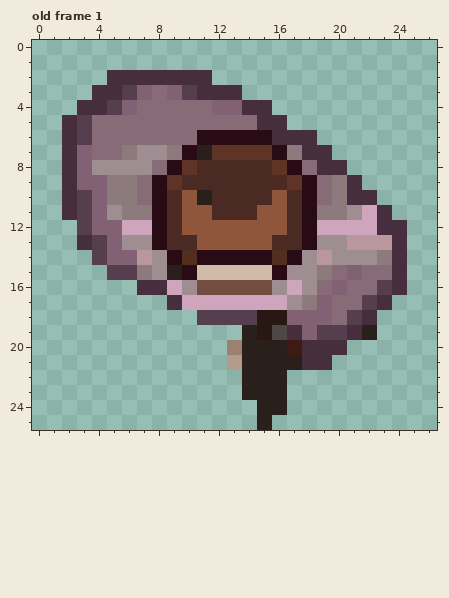
Pixel-art file, stored at Assets/Resources/Sprites/Persons/ГГ_анимация дробовик.aseprite. Above, as it was before the edit.
27x26 pixels, 1 frame. Colours within 5 levels of each other are drawn and written as one. Shown: old frame 1. The commit also changed other frames, which this record leaves out.
And afterwards:
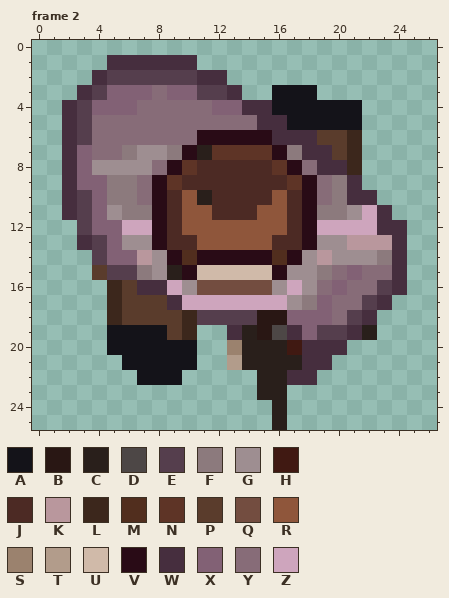
Palette (. is transparent): A #141319  B #291714  C #291f1b  D #4d4746  E #553e4d  F #8c7a7d  G #9e8e91  H #401912  J #4c2a24  K #b9979d  L #3c271c  M #512e1e  N #5e3426  P #5a3c2c  Q #734d40  R #8f563b  S #9b826e  T #b29c8b  U #d0baa9  V #290b16  W #462e3e  X #826175  Y #876c78  Z #cea5bd
A new or re-ordered frame is compared with the old frame closest to it.
From old to new:
frames 1 -> 7
Frame 2 is new; against old frame 1:
y 1: x 5..10 ...... -> WWWWWW
y 2: x 4..10 .WWWWWW -> WEEEEEE; x 12 . -> W
y 3: x 3..6 .WWE -> WEXX; x 10..12 EWW -> XEE; x 16..18 ... -> AAA
y 4: x 2..5 .WWE -> WEXX; x 16..21 ...... -> AAAAAA
y 5: x 17..21 ..... -> AAAAA
y 6: x 19..21 ... -> PPL
y 7: x 20..21 .. -> PL
y 8: x 21 . -> L
y 15: x 4 . -> P
y 16: x 5..6 .. -> LP
y 17: x 5..8 .... -> LPPP
y 18: x 5..10 ...... -> LPPPPL
y 19: x 5..10 ...... -> AAAAPL; x 13 . -> W
y 20: x 5..10 ...... -> AAAAAA
y 21: x 6..10 ..... -> AAAAA
y 22: x 7..9 ... -> AAA; x 14 C -> .; x 17..18 .. -> WW
y 23: x 14 C -> .
y 24: x 15 C -> .
y 25: x 15..16 C. -> .C
